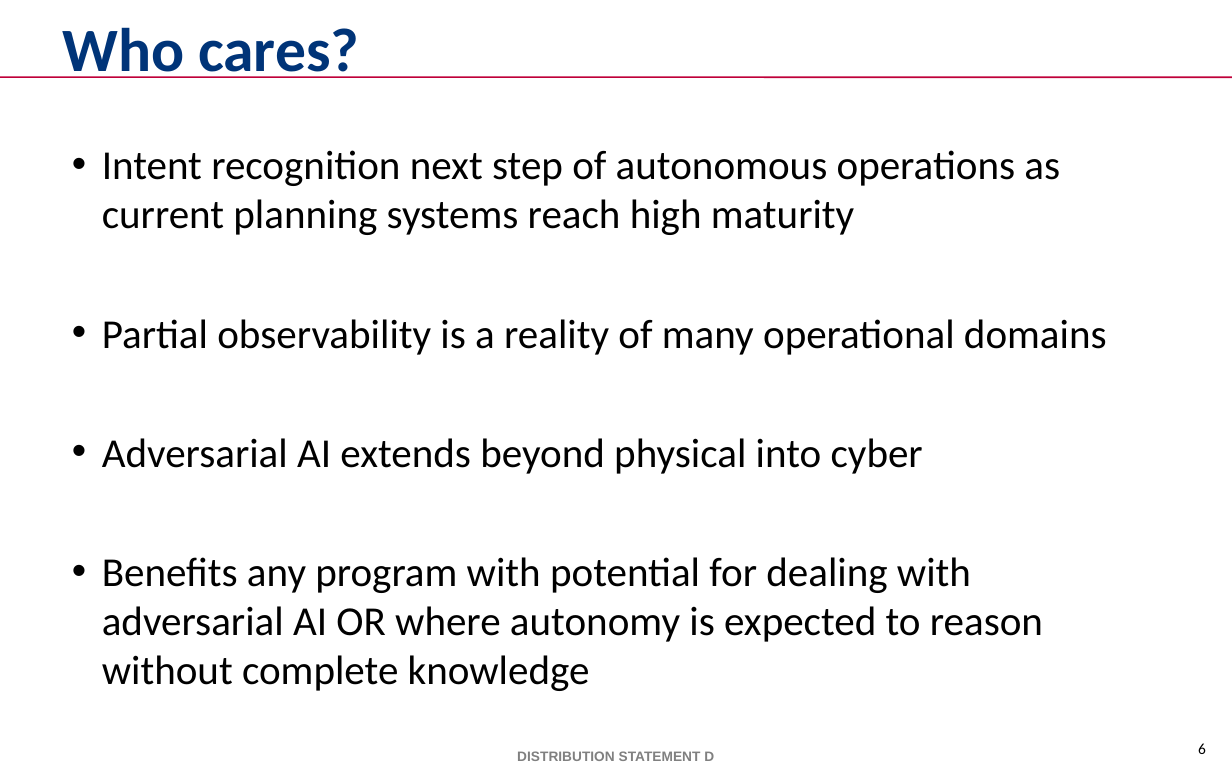
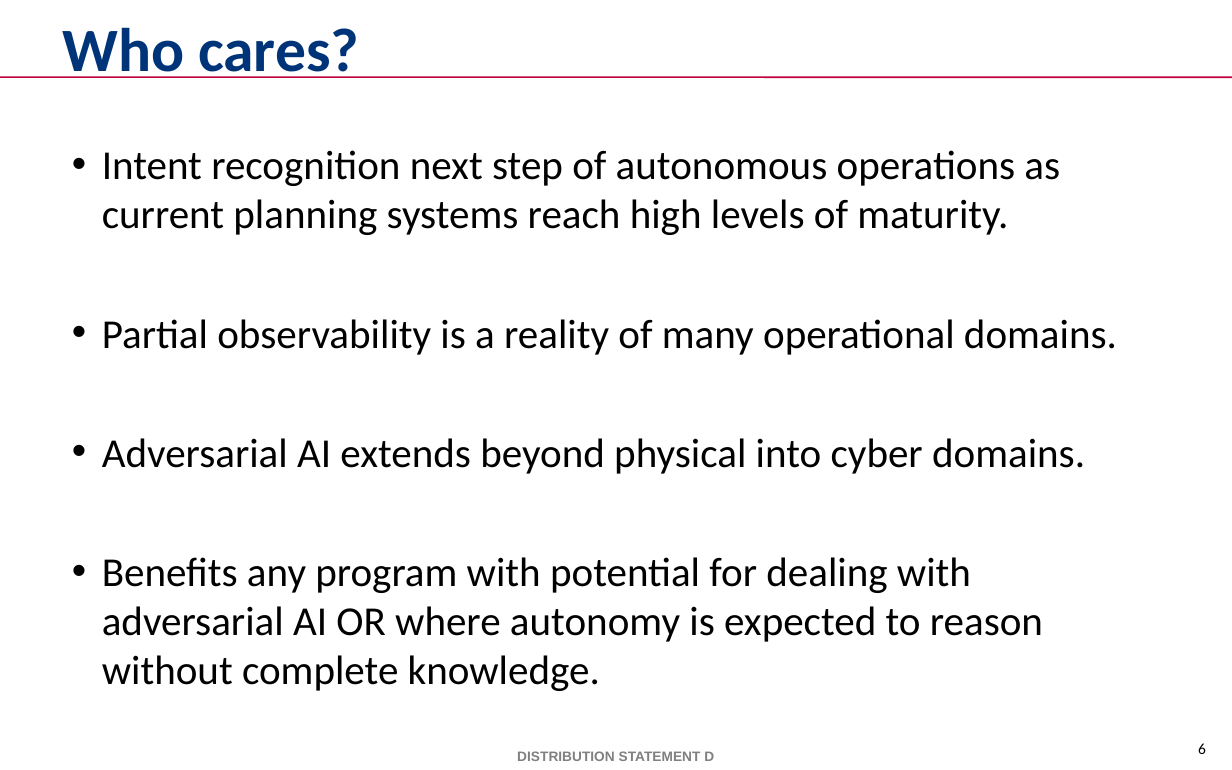
Before and after one commit to mikewkozak/IRE, a slide deck: slide 6 of Documentation/Thesis/Submission Draft/mkozak - Intent Recognition Engine.pptx. Drawn at 1232x770 pixels with LibreOffice and Linux fonts; fonts in the diff are those of the drawing; background and template pictures are left out. Boxes give left, top, right and bottom in pixels: in the first picture for what was removed or moved away, otherwise in the second. Text is boxed around its words. In the diff, an @@ line names an element or a change of style, - is before the commit and + after.

```diff
--- a/Documentation/Thesis/Submission Draft/mkozak - Intent Recognition Engine.pptx
+++ b/Documentation/Thesis/Submission Draft/mkozak - Intent Recognition Engine.pptx
@@ text at [102, 150, 1117, 691]: text changed @@
-• Intent recognition next step of autonomous operations as current planning systems reach high maturity
-• Partial observability is a reality of many operational domains
-• Adversarial AI extends beyond physical into cyber
-• Benefits any program with potential for dealing with adversarial AI OR where autonomy is expected to reason without complete knowledge
+• Intent recognition next step of autonomous operations as current planning systems reach high levels of maturity.
+• Partial observability is a reality of many operational domains.
+• Adversarial AI extends beyond physical into cyber domains.
+• Benefits any program with potential for dealing with adversarial AI OR where autonomy is expected to reason without complete knowledge.
```
Also in this commit, not shown: 15 other slides changed, 2 slides added, 1 slide removed.
